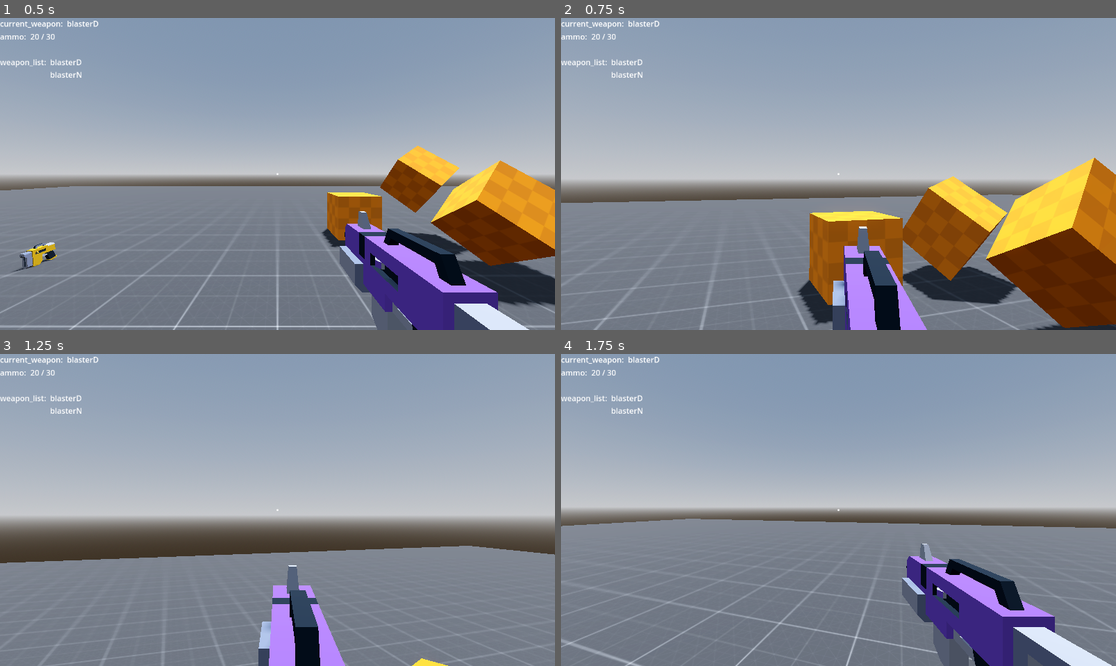
Above: before the commit, frames 1-4 (two rows, left to right).
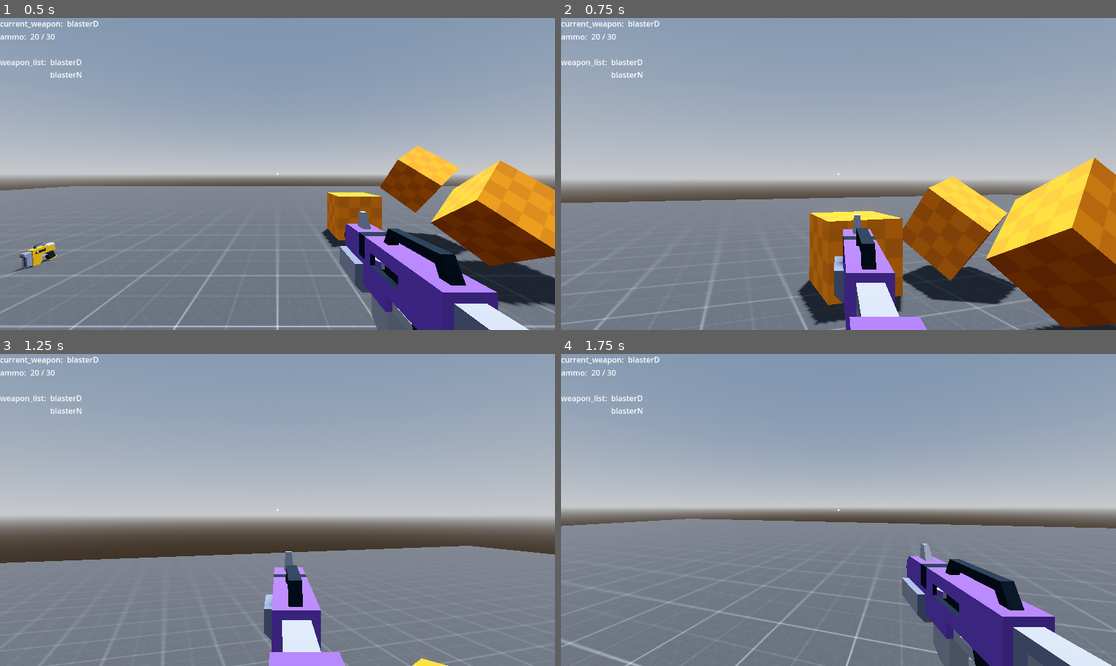
Above: after the commit, the same moments.

Repository: chicco4/FPS
Game: Godot game, scene res://scenes/world.tscn
Two runs of this game, one before a commit and one after it. Both use one fixed random seed, a clock stepped at 60 frames per second and the inputs below.
Inputs (mouse positions are in pixels of both pictures, inside the frame that each line leads up to):
- Up to frame 1 (0.5 s): no input
- Up to frame 2 (0.75 s): move the mouse to (866, 174) at 0.52 s; hold W (forward) from 0.53 s (still down); hold Right mouse button (aim) from 0.53 s (still down)
- Up to frame 3 (1.25 s): keep holding W (forward); keep holding Right mouse button (aim); tap Space (jump) at 0.77 s
- Up to frame 4 (1.75 s): keep holding W (forward); move the mouse to (810, 510) at 1.27 s; release Right mouse button (aim) at 1.28 s; click (810, 510) at 1.35 s; tap Space (jump) at 1.52 s

Frame 1 is identical in both runs. In frame 2, 3.0% of the frame differs, in the area x 48-65%, y 62-100%; in frame 3, 2.8%; in frame 4, nothing differs.

Commit message:
refactored

Diff:
--- a/scenes/player.tscn
+++ b/scenes/player.tscn
@@ -55,14 +55,14 @@
 tracks/3/type = "value"
 tracks/3/imported = false
 tracks/3/enabled = true
-tracks/3/path = NodePath("blasterD:position")
+tracks/3/path = NodePath("blasterD:visible")
 tracks/3/interp = 1
 tracks/3/loop_wrap = true
 tracks/3/keys = {
 "times": PackedFloat32Array(0),
 "transitions": PackedFloat32Array(1),
 "update": 0,
-"values": [Vector3(0, -0.7, 0)]
+"values": [false]
 }
 tracks/4/type = "value"
 tracks/4/imported = false
@@ -79,14 +79,14 @@
 tracks/5/type = "value"
 tracks/5/imported = false
 tracks/5/enabled = true
-tracks/5/path = NodePath("blasterD:visible")
+tracks/5/path = NodePath("blasterD:position")
 tracks/5/interp = 1
 tracks/5/loop_wrap = true
 tracks/5/keys = {
 "times": PackedFloat32Array(0),
 "transitions": PackedFloat32Array(1),
-"update": 1,
-"values": [false]
+"update": 0,
+"values": [Vector3(0, -0.7, 0)]
 }
 tracks/6/type = "value"
 tracks/6/imported = false
@@ -191,38 +191,38 @@
 tracks/0/type = "value"
 tracks/0/imported = false
 tracks/0/enabled = true
-tracks/0/path = NodePath("blasterD:position")
-tracks/0/interp = 1
-tracks/0/loop_wrap = true
-tracks/0/keys = {
+tracks/0/path = NodePath("blasterD:visible")
+tracks/0/interp = 1
+tracks/0/loop_wrap = true
+tracks/0/keys = {
+"times": PackedFloat32Array(0, 0.2),
+"transitions": PackedFloat32Array(1, 1),
+"update": 0,
+"values": [true, true]
+}
+tracks/1/type = "value"
+tracks/1/imported = false
+tracks/1/enabled = true
+tracks/1/path = NodePath("blasterD:rotation")
+tracks/1/interp = 1
+tracks/1/loop_wrap = true
+tracks/1/keys = {
+"times": PackedFloat32Array(0, 0.2),
+"transitions": PackedFloat32Array(1, 1),
+"update": 0,
+"values": [Vector3(0, 0, 0), Vector3(0, 0, 0)]
+}
+tracks/2/type = "value"
+tracks/2/imported = false
+tracks/2/enabled = true
+tracks/2/path = NodePath("blasterD:position")
+tracks/2/interp = 1
+tracks/2/loop_wrap = true
+tracks/2/keys = {
 "times": PackedFloat32Array(0, 0.1, 0.2),
 "transitions": PackedFloat32Array(1, 1, 1),
 "update": 0,
 "values": [Vector3(-0.364118, -0.318565, 0.56917), Vector3(-0.364118, -0.318565, 0.452247), Vector3(-0.364118, -0.318565, 0.56917)]
-}
-tracks/1/type = "value"
-tracks/1/imported = false
-tracks/1/enabled = true
-tracks/1/path = NodePath("blasterD:rotation")
-tracks/1/interp = 1
-tracks/1/loop_wrap = true
-tracks/1/keys = {
-"times": PackedFloat32Array(0, 0.2),
-"transitions": PackedFloat32Array(1, 1),
-"update": 0,
-"values": [Vector3(0, 0, 0), Vector3(0, 0, 0)]
-}
-tracks/2/type = "value"
-tracks/2/imported = false
-tracks/2/enabled = true
-tracks/2/path = NodePath("blasterD:visible")
-tracks/2/interp = 1
-tracks/2/loop_wrap = true
-tracks/2/keys = {
-"times": PackedFloat32Array(0, 0.2),
-"transitions": PackedFloat32Array(1, 1),
-"update": 1,
-"values": [true, true]
 }
 
 [sub_resource type="Animation" id="Animation_yefdg"]
@@ -231,38 +231,38 @@
 tracks/0/type = "value"
 tracks/0/imported = false
 tracks/0/enabled = true
-tracks/0/path = NodePath("blasterD:position")
-tracks/0/interp = 1
-tracks/0/loop_wrap = true
-tracks/0/keys = {
+tracks/0/path = NodePath("blasterD:visible")
+tracks/0/interp = 1
+tracks/0/loop_wrap = true
+tracks/0/keys = {
+"times": PackedFloat32Array(0, 0.1),
+"transitions": PackedFloat32Array(1, 1),
+"update": 0,
+"values": [false, true]
+}
+tracks/1/type = "value"
+tracks/1/imported = false
+tracks/1/enabled = true
+tracks/1/path = NodePath("blasterD:rotation")
+tracks/1/interp = 1
+tracks/1/loop_wrap = true
+tracks/1/keys = {
 "times": PackedFloat32Array(0, 0.5),
 "transitions": PackedFloat32Array(1, 1),
 "update": 0,
+"values": [Vector3(0, 0, 0), Vector3(0, 0, 0)]
+}
+tracks/2/type = "value"
+tracks/2/imported = false
+tracks/2/enabled = true
+tracks/2/path = NodePath("blasterD:position")
+tracks/2/interp = 1
+tracks/2/loop_wrap = true
+tracks/2/keys = {
+"times": PackedFloat32Array(0, 0.5),
+"transitions": PackedFloat32Array(1, 1),
+"update": 0,
 "values": [Vector3(0, -0.7, 0), Vector3(-0.364118, -0.318565, 0.56917)]
-}
-tracks/1/type = "value"
-tracks/1/imported = false
-tracks/1/enabled = true
-tracks/1/path = NodePath("blasterD:rotation")
-tracks/1/interp = 1
-tracks/1/loop_wrap = true
-tracks/1/keys = {
-"times": PackedFloat32Array(0, 0.5),
-"transitions": PackedFloat32Array(1, 1),
-"update": 0,
-"values": [Vector3(0, 0, 0), Vector3(0, 0, 0)]
-}
-tracks/2/type = "value"
-tracks/2/imported = false
-tracks/2/enabled = true
-tracks/2/path = NodePath("blasterD:visible")
-tracks/2/interp = 1
-tracks/2/loop_wrap = true
-tracks/2/keys = {
-"times": PackedFloat32Array(0, 0.1),
-"transitions": PackedFloat32Array(1, 1),
-"update": 1,
-"values": [false, true]
 }
 
 [sub_resource type="Animation" id="Animation_o4xhv"]
@@ -271,14 +271,14 @@
 tracks/0/type = "value"
 tracks/0/imported = false
 tracks/0/enabled = true
-tracks/0/path = NodePath("blasterD:position")
-tracks/0/interp = 1
-tracks/0/loop_wrap = true
-tracks/0/keys = {
-"times": PackedFloat32Array(0, 0.2),
-"transitions": PackedFloat32Array(1, 1),
-"update": 0,
-"values": [Vector3(-0.364118, -0.318565, 0.56917), Vector3(-0.038565, -0.318565, 0.56917)]
+tracks/0/path = NodePath("blasterD:visible")
+tracks/0/interp = 1
+tracks/0/loop_wrap = true
+tracks/0/keys = {
+"times": PackedFloat32Array(0),
+"transitions": PackedFloat32Array(1),
+"update": 0,
+"values": [true]
 }
 tracks/1/type = "value"
 tracks/1/imported = false
@@ -295,14 +295,14 @@
 tracks/2/type = "value"
 tracks/2/imported = false
 tracks/2/enabled = true
-tracks/2/path = NodePath("blasterD:visible")
-tracks/2/interp = 1
-tracks/2/loop_wrap = true
-tracks/2/keys = {
-"times": PackedFloat32Array(0),
-"transitions": PackedFloat32Array(1),
-"update": 1,
-"values": [true]
+tracks/2/path = NodePath("blasterD:position")
+tracks/2/interp = 1
+tracks/2/loop_wrap = true
+tracks/2/keys = {
+"times": PackedFloat32Array(0, 0.2),
+"transitions": PackedFloat32Array(1, 1),
+"update": 0,
+"values": [Vector3(-0.364118, -0.318565, 0.56917), Vector3(-0.038565, -0.318565, 0.85949)]
 }
 tracks/3/type = "value"
 tracks/3/imported = false
@@ -326,7 +326,7 @@
 "times": PackedFloat32Array(0.2),
 "transitions": PackedFloat32Array(1),
 "update": 0,
-"values": [Vector3(-0.042098, -0.273851, 1.05902)]
+"values": [Vector3(-0.042098, -0.273851, 1.40912)]
 }
 
 [sub_resource type="Animation" id="Animation_sepe3"]
@@ -342,7 +342,7 @@
 "times": PackedFloat32Array(0, 0.025, 0.1),
 "transitions": PackedFloat32Array(1, 1, 1),
 "update": 0,
-"values": [Vector3(-0.038565, -0.318565, 0.56917), Vector3(-0.038565, -0.318565, 0.486158), Vector3(-0.038565, -0.318565, 0.56917)]
+"values": [Vector3(-0.039, -0.319, 0.859), Vector3(-0.038565, -0.318565, 0.486158), Vector3(-0.039, -0.319, 0.859)]
 }
 tracks/1/type = "value"
 tracks/1/imported = false
@@ -365,7 +365,7 @@
 tracks/2/keys = {
 "times": PackedFloat32Array(0, 0.1),
 "transitions": PackedFloat32Array(1, 1),
-"update": 1,
+"update": 0,
 "values": [true, true]
 }
 tracks/3/type = "value"
@@ -387,38 +387,38 @@
 tracks/0/type = "value"
 tracks/0/imported = false
 tracks/0/enabled = true
-tracks/0/path = NodePath("blasterD:position")
+tracks/0/path = NodePath("blasterD:visible")
 tracks/0/interp = 1
 tracks/0/loop_wrap = true
 tracks/0/keys = {
 "times": PackedFloat32Array(0, 0.5),
 "transitions": PackedFloat32Array(1, 1),
 "update": 0,
+"values": [true, false]
+}
+tracks/1/type = "value"
+tracks/1/imported = false
+tracks/1/enabled = true
+tracks/1/path = NodePath("blasterD:rotation")
+tracks/1/interp = 1
+tracks/1/loop_wrap = true
+tracks/1/keys = {
+"times": PackedFloat32Array(0, 0.5),
+"transitions": PackedFloat32Array(1, 1),
+"update": 0,
+"values": [Vector3(0, 0, 0), Vector3(0, 0, 0)]
+}
+tracks/2/type = "value"
+tracks/2/imported = false
+tracks/2/enabled = true
+tracks/2/path = NodePath("blasterD:position")
+tracks/2/interp = 1
+tracks/2/loop_wrap = true
+tracks/2/keys = {
+"times": PackedFloat32Array(0, 0.5),
+"transitions": PackedFloat32Array(1, 1),
+"update": 0,
 "values": [Vector3(-0.364118, -0.318565, 0.56917), Vector3(0, -0.7, 0)]
-}
-tracks/1/type = "value"
-tracks/1/imported = false
-tracks/1/enabled = true
-tracks/1/path = NodePath("blasterD:rotation")
-tracks/1/interp = 1
-tracks/1/loop_wrap = true
-tracks/1/keys = {
-"times": PackedFloat32Array(0, 0.5),
-"transitions": PackedFloat32Array(1, 1),
-"update": 0,
-"values": [Vector3(0, 0, 0), Vector3(0, 0, 0)]
-}
-tracks/2/type = "value"
-tracks/2/imported = false
-tracks/2/enabled = true
-tracks/2/path = NodePath("blasterD:visible")
-tracks/2/interp = 1
-tracks/2/loop_wrap = true
-tracks/2/keys = {
-"times": PackedFloat32Array(0, 0.5),
-"transitions": PackedFloat32Array(1, 1),
-"update": 1,
-"values": [true, false]
 }
 
 [sub_resource type="Animation" id="Animation_qohot"]
@@ -427,14 +427,14 @@
 tracks/0/type = "value"
 tracks/0/imported = false
 tracks/0/enabled = true
-tracks/0/path = NodePath("blasterD:position")
-tracks/0/interp = 1
-tracks/0/loop_wrap = true
-tracks/0/keys = {
-"times": PackedFloat32Array(0, 0.2),
-"transitions": PackedFloat32Array(1, 1),
-"update": 0,
-"values": [Vector3(-0.038565, -0.318565, 0.56917), Vector3(-0.364, -0.319, 0.569)]
+tracks/0/path = NodePath("blasterD:visible")
+tracks/0/interp = 1
+tracks/0/loop_wrap = true
+tracks/0/keys = {
+"times": PackedFloat32Array(0, 0.2),
+"transitions": PackedFloat32Array(1, 1),
+"update": 0,
+"values": [true, true]
 }
 tracks/1/type = "value"
 tracks/1/imported = false
@@ -451,14 +451,14 @@
 tracks/2/type = "value"
 tracks/2/imported = false
 tracks/2/enabled = true
-tracks/2/path = NodePath("blasterD:visible")
-tracks/2/interp = 1
-tracks/2/loop_wrap = true
-tracks/2/keys = {
-"times": PackedFloat32Array(0, 0.2),
-"transitions": PackedFloat32Array(1, 1),
-"update": 1,
-"values": [true, true]
+tracks/2/path = NodePath("blasterD:position")
+tracks/2/interp = 1
+tracks/2/loop_wrap = true
+tracks/2/keys = {
+"times": PackedFloat32Array(0, 0.2),
+"transitions": PackedFloat32Array(1, 1),
+"update": 0,
+"values": [Vector3(-0.039, -0.319, 0.859), Vector3(-0.364, -0.319, 0.569)]
 }
 tracks/3/type = "value"
 tracks/3/imported = false
@@ -491,38 +491,38 @@
 tracks/0/type = "value"
 tracks/0/imported = false
 tracks/0/enabled = true
-tracks/0/path = NodePath("blasterD:position")
-tracks/0/interp = 1
-tracks/0/loop_wrap = true
-tracks/0/keys = {
+tracks/0/path = NodePath("blasterD:visible")
+tracks/0/interp = 1
+tracks/0/loop_wrap = true
+tracks/0/keys = {
+"times": PackedFloat32Array(0, 0.5),
+"transitions": PackedFloat32Array(1, 1),
+"update": 0,
+"values": [true, true]
+}
+tracks/1/type = "value"
+tracks/1/imported = false
+tracks/1/enabled = true
+tracks/1/path = NodePath("blasterD:rotation")
+tracks/1/interp = 1
+tracks/1/loop_wrap = true
+tracks/1/keys = {
+"times": PackedFloat32Array(0, 0.3, 0.5),
+"transitions": PackedFloat32Array(1, 1, 1),
+"update": 0,
+"values": [Vector3(0, 0, 0), Vector3(-3.9916e-08, -9.64453e-09, 0.474154), Vector3(0, 0, 0)]
+}
+tracks/2/type = "value"
+tracks/2/imported = false
+tracks/2/enabled = true
+tracks/2/path = NodePath("blasterD:position")
+tracks/2/interp = 1
+tracks/2/loop_wrap = true
+tracks/2/keys = {
 "times": PackedFloat32Array(0, 0.1, 0.5),
 "transitions": PackedFloat32Array(1, 1, 1),
 "update": 0,
 "values": [Vector3(-0.364118, -0.318565, 0.56917), Vector3(-0.308381, -0.318565, 0.56917), Vector3(-0.364118, -0.318565, 0.56917)]
-}
-tracks/1/type = "value"
-tracks/1/imported = false
-tracks/1/enabled = true
-tracks/1/path = NodePath("blasterD:rotation")
-tracks/1/interp = 1
-tracks/1/loop_wrap = true
-tracks/1/keys = {
-"times": PackedFloat32Array(0, 0.3, 0.5),
-"transitions": PackedFloat32Array(1, 1, 1),
-"update": 0,
-"values": [Vector3(0, 0, 0), Vector3(-3.9916e-08, -9.64453e-09, 0.474154), Vector3(0, 0, 0)]
-}
-tracks/2/type = "value"
-tracks/2/imported = false
-tracks/2/enabled = true
-tracks/2/path = NodePath("blasterD:visible")
-tracks/2/interp = 1
-tracks/2/loop_wrap = true
-tracks/2/keys = {
-"times": PackedFloat32Array(0, 0.5),
-"transitions": PackedFloat32Array(1, 1),
-"update": 1,
-"values": [true, true]
 }
 
 [sub_resource type="Animation" id="Animation_s74hu"]
@@ -531,38 +531,38 @@
 tracks/0/type = "value"
 tracks/0/imported = false
 tracks/0/enabled = true
-tracks/0/path = NodePath("blasterD:position")
-tracks/0/interp = 1
-tracks/0/loop_wrap = true
-tracks/0/keys = {
+tracks/0/path = NodePath("blasterD:visible")
+tracks/0/interp = 1
+tracks/0/loop_wrap = true
+tracks/0/keys = {
+"times": PackedFloat32Array(0, 0.1),
+"transitions": PackedFloat32Array(1, 1),
+"update": 0,
+"values": [true, true]
+}
+tracks/1/type = "value"
+tracks/1/imported = false
+tracks/1/enabled = true
+tracks/1/path = NodePath("blasterD:rotation")
+tracks/1/interp = 1
+tracks/1/loop_wrap = true
+tracks/1/keys = {
 "times": PackedFloat32Array(0, 0.05, 0.1),
 "transitions": PackedFloat32Array(1, 1, 1),
 "update": 0,
+"values": [Vector3(0, 0, 0), Vector3(-0.349066, 0, 0), Vector3(0, 0, 0)]
+}
+tracks/2/type = "value"
+tracks/2/imported = false
+tracks/2/enabled = true
+tracks/2/path = NodePath("blasterD:position")
+tracks/2/interp = 1
+tracks/2/loop_wrap = true
+tracks/2/keys = {
+"times": PackedFloat32Array(0, 0.05, 0.1),
+"transitions": PackedFloat32Array(1, 1, 1),
+"update": 0,
 "values": [Vector3(-0.364118, -0.318565, 0.56917), Vector3(-0.364118, -0.318565, 0.499653), Vector3(-0.364118, -0.318565, 0.56917)]
-}
-tracks/1/type = "value"
-tracks/1/imported = false
-tracks/1/enabled = true
-tracks/1/path = NodePath("blasterD:rotation")
-tracks/1/interp = 1
-tracks/1/loop_wrap = true
-tracks/1/keys = {
-"times": PackedFloat32Array(0, 0.05, 0.1),
-"transitions": PackedFloat32Array(1, 1, 1),
-"update": 0,
-"values": [Vector3(0, 0, 0), Vector3(-0.349066, 0, 0), Vector3(0, 0, 0)]
-}
-tracks/2/type = "value"
-tracks/2/imported = false
-tracks/2/enabled = true
-tracks/2/path = NodePath("blasterD:visible")
-tracks/2/interp = 1
-tracks/2/loop_wrap = true
-tracks/2/keys = {
-"times": PackedFloat32Array(0, 0.1),
-"transitions": PackedFloat32Array(1, 1),
-"update": 1,
-"values": [true, true]
 }
 
 [sub_resource type="Animation" id="Animation_gbc1r"]
--- a/scenes/static_target.tscn
+++ b/scenes/static_target.tscn
@@ -9,7 +9,6 @@
 
 [sub_resource type="StandardMaterial3D" id="StandardMaterial3D_70kyl"]
 resource_name = "_defaultMat"
-albedo_color = Color(1, 1, 1, 1)
 metallic = 1.0
 
 [sub_resource type="StandardMaterial3D" id="StandardMaterial3D_eub8o"]
--- a/scenes/world.tscn
+++ b/scenes/world.tscn
@@ -48,6 +48,7 @@
 
 [node name="Floor" type="StaticBody3D" parent="Map"]
 transform = Transform3D(1, 0, 0, 0, 1, 0, 0, 0, 1, 0, -0.5, 0)
+metadata/_edit_lock_ = true
 
 [node name="CSGBox3D" type="CSGBox3D" parent="Map/Floor"]
 material_override = SubResource("StandardMaterial3D_d13s1")
@@ -86,6 +87,8 @@
 [node name="StaticTarget6" parent="Map/StaticTargets" instance=ExtResource("3_lkle2")]
 transform = Transform3D(2, 0, 0, 0, 2, 0, 0, 0, 2, -4.67218, 2.06612, -1.24822)
 
+[node name="MovingTargets" type="Node3D" parent="Map"]
+
 [node name="Weapons" type="Node3D" parent="Map"]
 transform = Transform3D(1, 0, 0, 0, 1, 0, 0, 0, 1, -4, 0.493999, 2)
 
Not shown, changed: README.md
